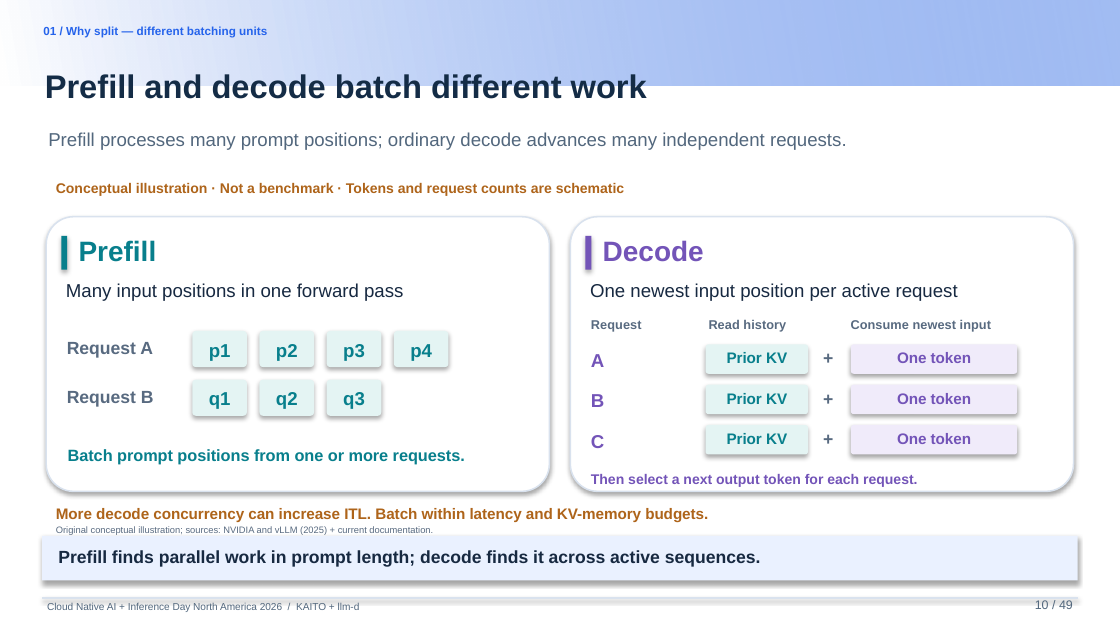
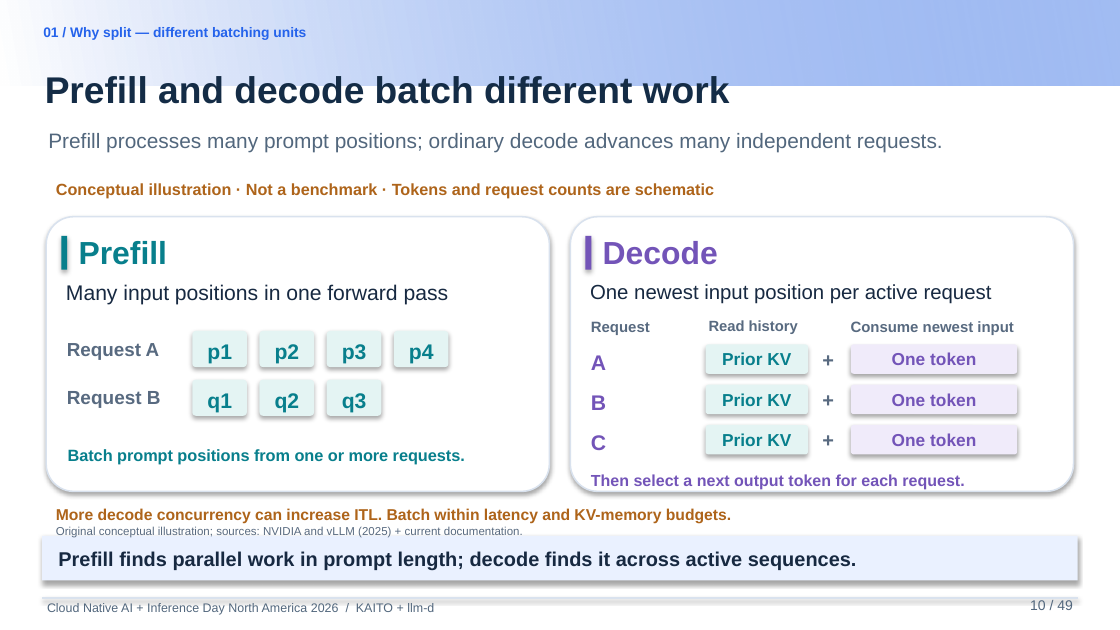
Before and after one commit to andyzhangx/demo, a slide deck: slide 10 of llm/pd-disaggregation/kubecon-na-2026-pd-disaggregation-kaito-llmd.pptx. Drawn at 1120x630 pixels with LibreOffice and Linux fonts; fonts in the diff are those of the drawing; background and template pictures are left out. Boxes give left, top, right and bottom in pixels: in the first picture for what was removed or moved away, otherwise in the second. Text is boxed around its words. In the diff, an @@ line names an element or a change of style, - is before the commit and + after.

```diff
--- a/llm/pd-disaggregation/kubecon-na-2026-pd-disaggregation-kaito-llmd.pptx
+++ b/llm/pd-disaggregation/kubecon-na-2026-pd-disaggregation-kaito-llmd.pptx
@@ text "01 / Why split — ..." at bbox=[43, 27, 306, 40]: size 7.5 to 8.9 pt @@
@@ text "Prefill and decode batch different ..." at bbox=[45, 76, 730, 110]: size 21 to 23.9 pt @@
@@ text "Prefill processes many prompt positions; ..." at bbox=[48, 133, 943, 153]: size 12 to 13.4 pt @@
@@ text "Conceptual illustration · Not a ..." at bbox=[56, 183, 714, 199]: size 9 to 10.4 pt @@
@@ text "Prefill" at bbox=[79, 241, 167, 265]: size 18 to 20.5 pt @@
@@ text "Decode" at bbox=[603, 241, 718, 265]: size 18 to 20.5 pt @@
@@ text "One newest input position per ..." at bbox=[590, 284, 992, 304]: size 12 to 13.1 pt @@
@@ text "Request" at bbox=[591, 321, 650, 335]: size 8.2 to 9.6 pt @@
@@ text "Read history" at bbox=[709, 320, 798, 334]: size 8.2 to 9.5 pt @@
@@ text "Consume newest input" at bbox=[851, 321, 1013, 335]: size 8.2 to 9.6 pt @@
@@ text "Request A" at bbox=[67, 343, 160, 360]: size 11.2 to 12.1 pt @@
@@ text "Request B" at bbox=[67, 391, 161, 408]: size 11.2 to 12.2 pt @@
@@ size 12 to 13.6 pt in 11 elements at bbox=[66, 284, 449, 305], bbox=[591, 355, 606, 370], bbox=[591, 395, 606, 410], bbox=[591, 435, 606, 450], bbox=[207, 344, 232, 364], bbox=[275, 344, 300, 364], bbox=[342, 344, 367, 364], bbox=[409, 344, 434, 364], bbox=[207, 393, 232, 413], bbox=[275, 393, 300, 413], bbox=[342, 393, 367, 413] @@
@@ size 11.2 to 12.8 pt in 4 elements at bbox=[58, 551, 857, 570], bbox=[816, 427, 840, 454], bbox=[816, 346, 840, 373], bbox=[816, 386, 840, 413] @@
@@ size 9.8 to 11.1 pt in 6 elements at bbox=[892, 352, 976, 365], bbox=[892, 393, 976, 406], bbox=[892, 433, 976, 446], bbox=[722, 352, 791, 365], bbox=[722, 393, 791, 406], bbox=[722, 433, 791, 446] @@
@@ text "Then select a next output ..." at bbox=[591, 474, 964, 490]: size 9 to 10.3 pt @@
@@ text "More decode concurrency can increase ..." at bbox=[56, 508, 731, 524]: size 9.8 to 10.1 pt @@
@@ text "Original conceptual illustration; sources: NVIDIA ..." at bbox=[56, 527, 523, 538]: size 6 to 7.4 pt @@
@@ text "10 / 49" at bbox=[1030, 600, 1073, 610]: size 8 to 9 pt @@
@@ text "Cloud Native AI + Inference ..." at bbox=[47, 603, 434, 615]: size 6.5 to 8 pt @@
```
Also in this commit, not shown: 47 other slides changed.
